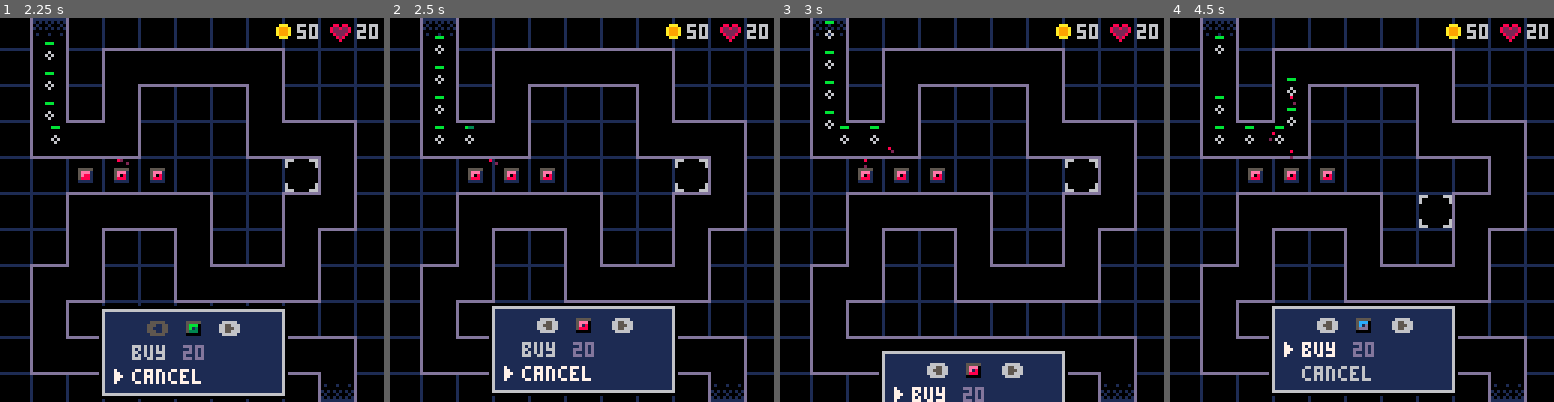
Above: before the commit, frames 1-4 (left to right).
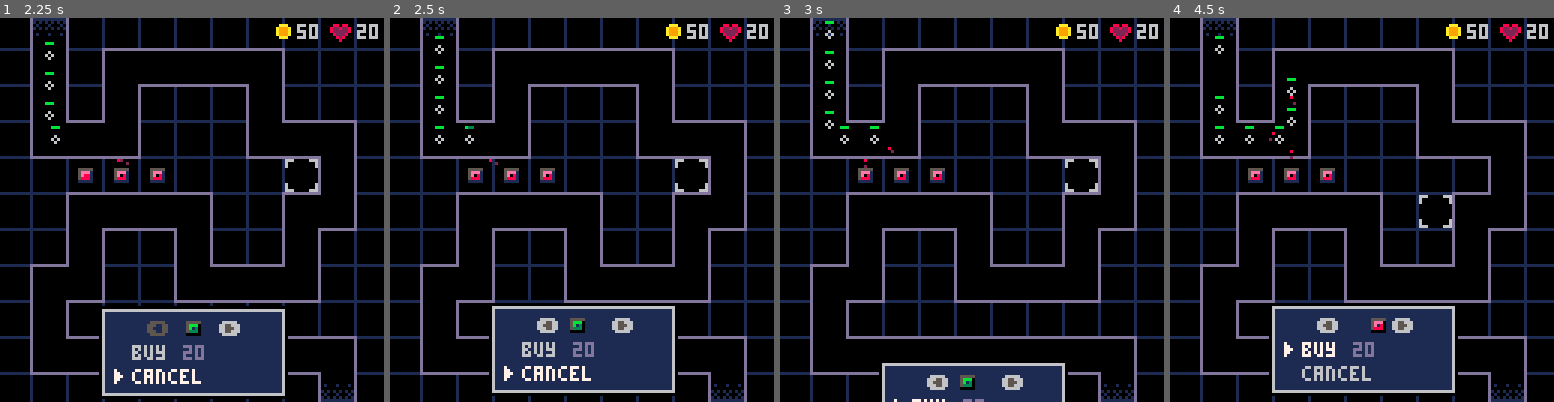
Above: after the commit, the same moments.

Repository: beardedsakimonkey/pixel_td.p8
Game: PICO-8 cartridge pixel_td.p8
Same seed, same stepped clock (60 frames per second), same inputs: the game is played once before the commit and once after it.
Inputs:
- Up to frame 1 (2.25 s): tap X (X key) at 0.33, 1.07, 1.85 s; tap O (Z key) at 0.7, 1.7, 2.1 s; hold Right 1.6-2.1 s; hold Up from 2.15 s (still down)
- Up to frame 2 (2.5 s): release Up at 2.42 s; hold Right from 2.47 s (still down)
- Up to frame 3 (3 s): keep holding Right; tap O (Z key) at 2.5, 2.9 s; tap X (X key) at 2.97 s
- Up to frame 4 (4.5 s): release Right at 3.03 s; hold Left 3.08-3.58 s; tap O (Z key) at 3.3, 3.7, 4.1 s; hold Down 3.63-3.97 s; hold Right from 4.02 s (still down); tap X (X key) at 4.08 s

Frame 1 is identical in both runs. In frame 2, 0.2% of the frame differs, in the area x 46-53%, y 78-83%; in frame 3, 2.9%, in the area x 26-75%, y 86-100%; in frame 4, 0.3%.

Commit message:
animate buy menu carousel

Diff:
--- a/core.lua
+++ b/core.lua
@@ -109,9 +109,6 @@
     end
     update_selection()
 
-    buy_menu:update()
-    upg_menu:update()
-
     -- Handle button press
     if buy_menu.is_open then
         buy_menu:handle_btn()
@@ -134,6 +131,9 @@
             end
         end
     end
+
+    buy_menu:update()
+    upg_menu:update()
 
     -- Move enemies
     foreach(enemies, move_enemy)
--- a/menu.lua
+++ b/menu.lua
@@ -79,6 +79,9 @@
     add(buy_menu.items, {text='cancel', y=11+8*1, cb=buy_menu.close})
 
     buy_menu.sel_twr = 1
+    buy_menu.carousel_y = 0
+    buy_menu.carousel_sy = 0
+    buy_menu.carousel_st = 0
 
     buy_menu.handle_btn = function(m)
         Menu.handle_btn(m)
@@ -89,8 +92,27 @@
         if m.pressing_left or (not m.pressing_left and m.sel_twr ~= 1) then
             m.pressing_left = btn(B.left)
         end
-        if btnp(B.left)  then m.sel_twr = mid(1, m.sel_twr-1, 3) end
-        if btnp(B.right) then m.sel_twr = mid(1, m.sel_twr+1, 3) end
+        if btnp(B.left) and m.sel_twr > 1 then
+            m.sel_twr -= 1
+            m.carousel_sy = m.carousel_y
+            m.carousel_st = time()
+        end
+        if btnp(B.right) and m.sel_twr < 3 then
+            m.sel_twr += 1
+            m.carousel_sy = m.carousel_y
+            m.carousel_st = time()
+        end
+    end
+
+    local CAROUSEL_GAP = 20
+
+    buy_menu.update = function(m)
+        Menu.update(m)
+        m.carousel_y = lerp(
+            m.carousel_sy,
+            (m.sel_twr-1)*-CAROUSEL_GAP,
+            easeout(min(1, (time()-m.carousel_st)*2))
+        )
     end
 
     buy_menu.draw = function(m)
@@ -112,9 +134,13 @@
         else
             print('➡️', m.x+38, m.y+3, C.dark_gray)
         end
-        if m.sel_twr <= 3 then pal(1, 0) end
-        spr(m.sel_twr, m.x+26, m.y+2)
-        pal()
+        clip(m.x+21, m.y+2, 17, 7)
+        for i=1,3 do
+            if m.sel_twr <= 3 then pal(1, 0) end
+            spr(i, m.x+26+((i-1)*CAROUSEL_GAP)+m.carousel_y, m.y+2)
+            pal()
+        end
+        clip()
         print('20', m.x+26, m.y+11+8*0, C.indigo)
     end
 
Not shown, changed: notes.txt
